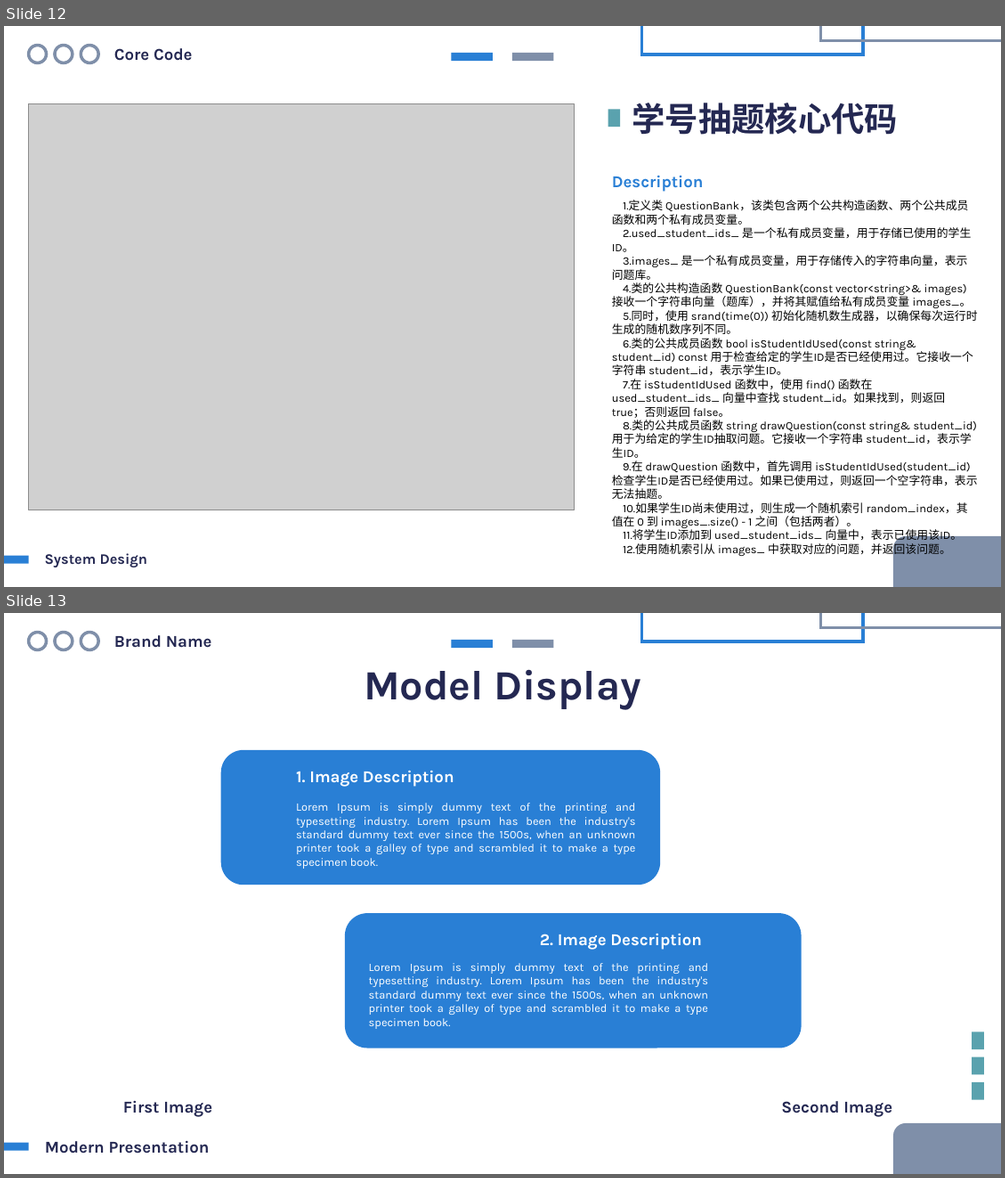
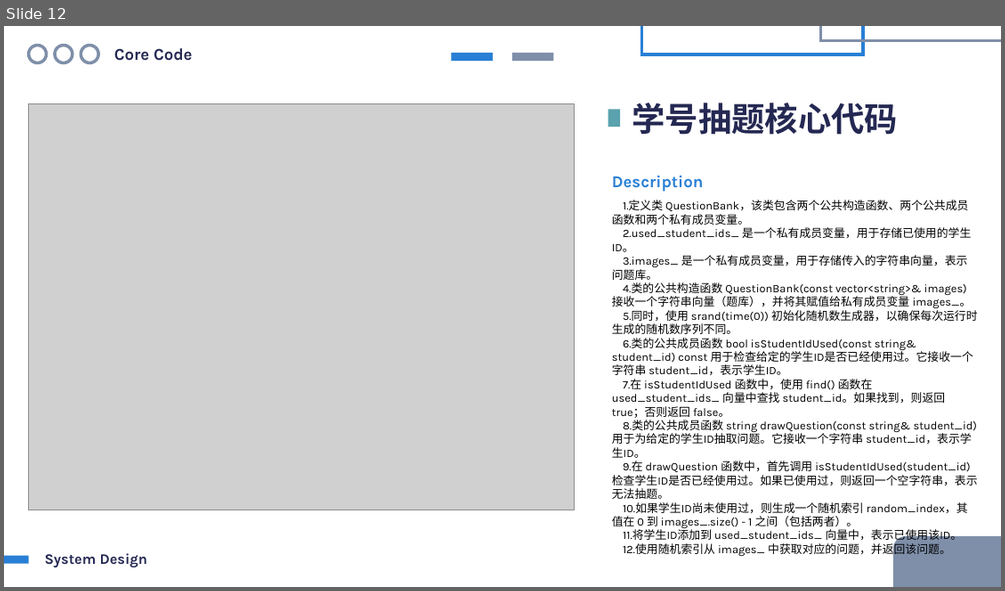
Before and after one commit to HoshiMeisa/Question-Drawing-System, a slide deck: ThesisDefense.pptx. Shown one above the other, each under a label of ours: slides 12 and 13 before the commit, slide 12 after it. The pictures are 1005x1178 and 1005x591 pixels, drawn with LibreOffice and Linux fonts; fonts in the diff are those of the drawing; grey boxes stand for pictures. Boxes give left, top, right and bottom in pixels: in the first picture for what was removed or moved away, otherwise in the second. Text is boxed around its words. In the diff, an @@ line names an element or a change of style, - is before the commit and + after.

```diff
--- a/ThesisDefense.pptx
+++ b/ThesisDefense.pptx
@@ slide 13 removed at box(4, 613, 1001, 1174), background #FFFFFF @@
@@ ellipse removed at box(29, 633, 47, 650) @@
@@ ellipse removed at box(55, 633, 73, 650) @@
@@ ellipse removed at box(81, 633, 99, 650) @@
@@ text removed at box(114, 635, 212, 648) @@
-Brand Name
@@ rectangle removed at box(642, 613, 863, 641) @@
@@ rectangle removed at box(821, 613, 1001, 628) @@
@@ rectangle removed at box(451, 640, 493, 648) @@
@@ rectangle removed at box(512, 640, 554, 648) @@
@@ text removed at box(364, 669, 641, 710) @@
-Model Display
@@ rounded rectangle removed at box(221, 750, 660, 884) @@
@@ text removed at box(296, 770, 454, 787) @@
-1. Image Description
@@ text removed at box(296, 803, 636, 868) @@
-Lorem Ipsum is simply dummy text of the printing and typesetting industry. Lorem Ipsum has been the industry's standard dummy text ever since the 1500s, when an unknown printer took a galley of type and scrambled it to make a type specimen book.
@@ rounded rectangle removed at box(345, 913, 801, 1047) @@
@@ text removed at box(540, 933, 702, 949) @@
-2. Image Description
@@ text removed at box(369, 963, 709, 1029) @@
-Lorem Ipsum is simply dummy text of the printing and typesetting industry. Lorem Ipsum has been the industry's standard dummy text ever since the 1500s, when an unknown printer took a galley of type and scrambled it to make a type specimen book.
@@ rectangle removed at box(971, 1032, 984, 1050) @@
@@ rectangle removed at box(971, 1057, 984, 1075) @@
@@ rectangle removed at box(971, 1082, 984, 1100) @@
@@ text removed at box(123, 1101, 212, 1117) @@
-First Image
@@ text removed at box(781, 1101, 892, 1117) @@
-Second Image
@@ rectangle removed at box(4, 1143, 28, 1151) @@
@@ text removed at box(45, 1141, 210, 1153) @@
-Modern Presentation
@@ rounded rectangle removed at box(893, 1123, 1001, 1174) @@
```
Also in this commit, not shown: 2 slides added, 26 other slides removed, 2 other files.
